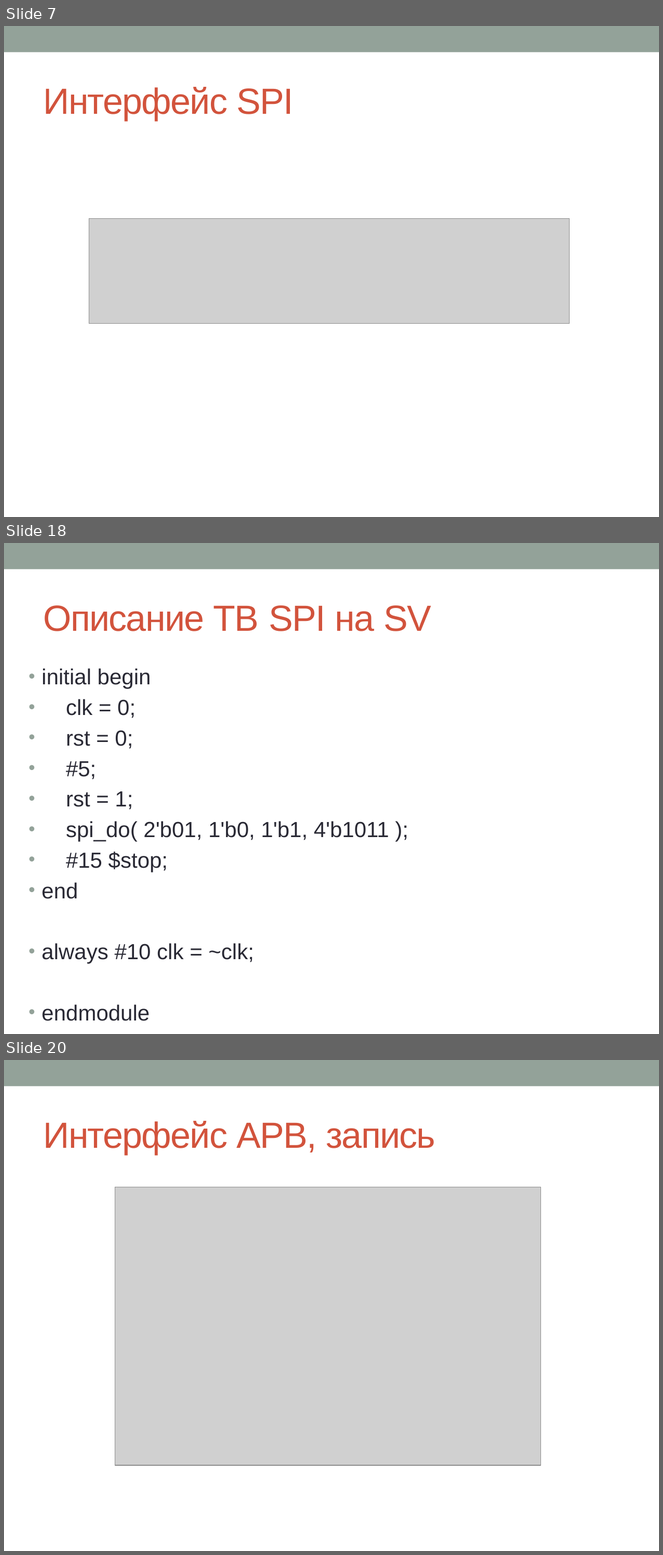
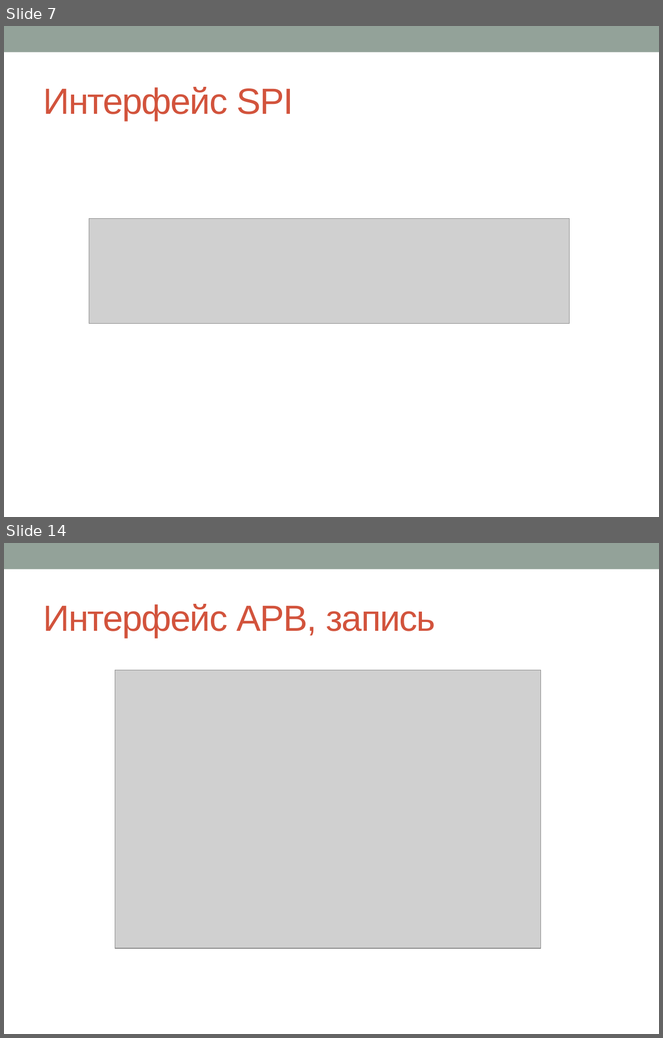
Before and after one commit to kenezoer/soc_programming, a slide deck: doc/Labs/LabWork1.pptx. Shown one above the other, each under a label of ours: slides 7, 18 and 20 before the commit, slides 7 and 14 after it; the slides between them are not shown. The pictures are 663x1555 and 663x1038 pixels, drawn with LibreOffice and Linux fonts; fonts in the diff are those of the drawing; grey boxes stand for pictures. Boxes give left, top, right and bottom in pixels: in the first picture for what was removed or moved away, otherwise in the second. Text is boxed around its words. In the diff, an @@ line names an element or a change of style, - is before the commit and + after.

```diff
--- a/doc/Labs/LabWork1.pptx
+++ b/doc/Labs/LabWork1.pptx
@@ slide 18 removed at (4,543,659,1034), background #FFFFFF; not listed: 1 template element that a slide beside it also shows @@
@@ title removed at (44,605,431,631) @@
-Описание TB SPI на SV
@@ text removed at (41,668,389,1021) @@
-• initial begin
-• clk = 0;
-• rst = 0;
-• #5;
-• rst = 1;
-• spi_do( 2'b01, 1'b0, 1'b1, 4'b1011 );
-• #15 $stop;
-• end
-• always #10 clk = ~clk;
-• endmodule
@@ what was slide 20 is now slide 14 @@
```
Also in this commit, not shown: 5 slides changed, 3 slides added, 7 other slides removed, 3 other files.
